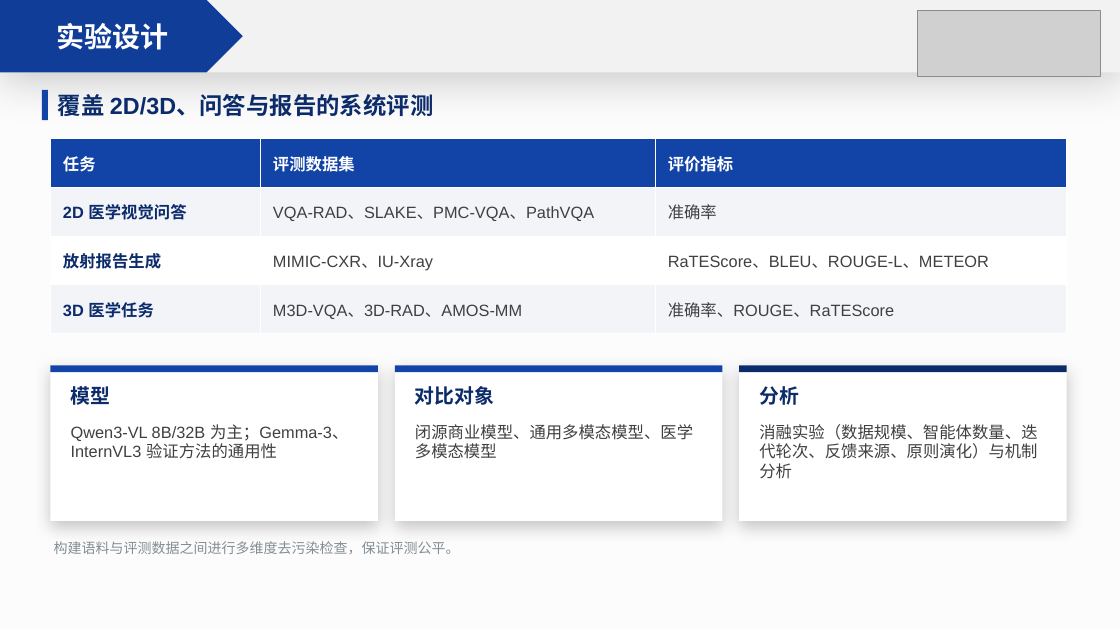
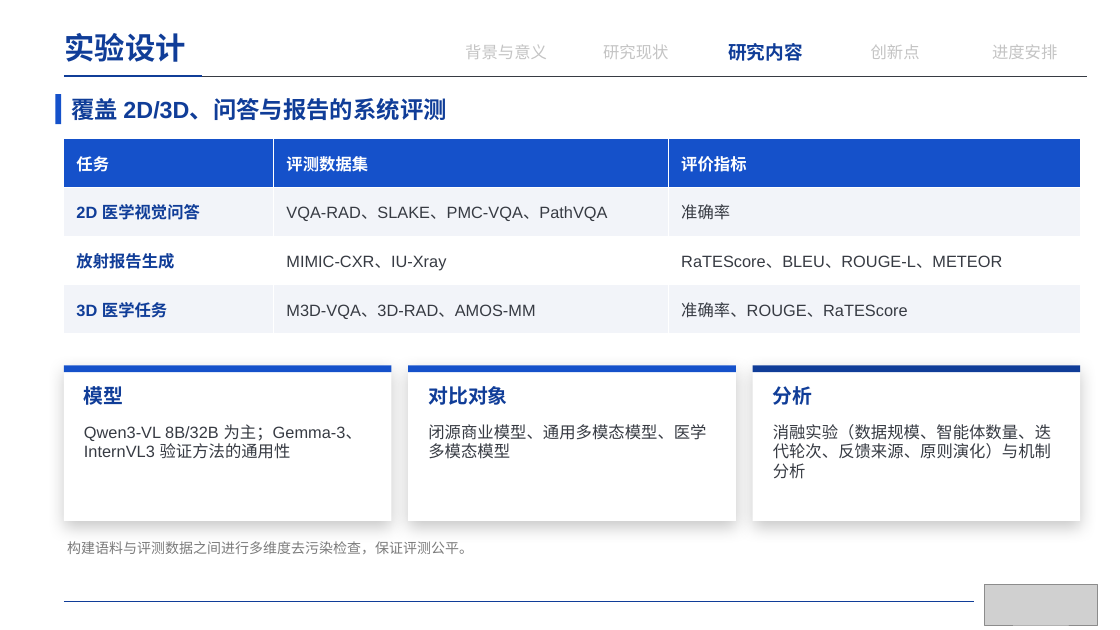
Before and after one commit to irving-2222/Graduation-Thesis, a slide deck: slide 17 of 开题答辩.pptx. Drawn at 1120x630 pixels with LibreOffice and Linux fonts; fonts in the diff are those of the drawing; grey boxes stand for pictures. Boxes give left, top, right and bottom in pixels: in the first picture for what was removed or moved away, otherwise in the second. Text is boxed around its words. In the diff, an @@ line names an element or a change of style, - is before the commit and + after.

```diff
--- a/开题答辩.pptx
+++ b/开题答辩.pptx
@@ rectangle removed at [0, 0, 1120, 630] @@
@@ rectangle removed at [0, 0, 1120, 72] @@
@@ text "实验设计": place and size @@
-text "实验设计" at [0, 0, 243, 72]
+text "实验设计" at [65, 33, 186, 62]
@@ text "实验设计" at [65, 33, 186, 62]: size 24 to 26 pt, text colour #FFFFFF to #103D98; alignment centre to left; line spacing 1 to 0.9; vertical alignment middle to top; fill #103D98 to none @@
@@ text added at [465, 44, 547, 59], 14 pt, text #C4C4C4 @@
+背景与意义
@@ text added at [603, 44, 668, 59], 14 pt, text #C4C4C4 @@
+研究现状
@@ text added at [728, 43, 802, 61], 16 pt, text #103D98, bold @@
+研究内容
@@ text added at [871, 45, 920, 59], 14 pt, text #C4C4C4 @@
+创新点
@@ text added at [992, 44, 1057, 59], 14 pt, text #C4C4C4 @@
+进度安排
@@ line added from (64, 76) to (1088, 76), #373B43 0.5 pt @@
@@ line added from (64, 76) to (202, 76), #103D98 1.75 pt @@
@@ text colour #0B2B6B to #103D98 in 4 elements at [428, 386, 507, 405], [84, 386, 124, 405], [773, 386, 813, 405], [71, 94, 446, 124] @@
@@ text "覆盖 2D/3D、问答与报告的系统评测": place and size @@
-text "覆盖 2D/3D、问答与报告的系统评测" at [58, 90, 433, 120]
+text "覆盖 2D/3D、问答与报告的系统评测" at [71, 94, 446, 124]
@@ rectangle: place and size @@
-rectangle at [42, 90, 48, 120]
+rectangle at [55, 94, 61, 124]
@@ fill #1243A7 to #1551CA in 3 elements at [408, 365, 736, 372], [64, 365, 392, 372], [55, 94, 61, 124] @@
@@ table at [64, 139, 1081, 334] @@
@@ fill #1243A7 to #1551CA in row 1 @@
@@ fill #F2F4F8 to #F2F4F9 in 6 cells @@
@@ text colour #0B2B6B to #103D98 in "2D 医学视觉问答", "放射报告生成", "3D 医学任务" @@
@@ text colour #404040 to #373B43 in "VQA-RAD、SLAKE、PMC-VQA、PathVQA", "准确率", "MIMIC-CXR、IU-Xray", "RaTEScore、BLEU、ROUGE-L、METEOR" and 2 more places @@
@@ 7 texts, 6 rectangles, 1 table: place and size @@
-7 texts, 6 rectangles, 1 table at [50, 139, 1067, 554]
+7 texts, 6 rectangles, 1 table at [64, 139, 1081, 554]
@@ rectangle at [753, 365, 1081, 372]: fill #0B2B6B to #103D98 @@
@@ text colour #404040 to #373B43 in 3 elements at [428, 424, 706, 459], [84, 424, 362, 459], [773, 424, 1051, 479] @@
@@ text "构建语料与评测数据之间进行多维度去污染检查，保证评测公平。" at [67, 541, 473, 554]: text colour #828E93 to #7B7B7B @@
@@ picture: place and size @@
-picture at [918, 10, 1101, 76]
+picture at [985, 584, 1097, 625]
@@ line added from (64, 602) to (974, 602), #103D98 0.5 pt @@
```
Also in this commit, not shown: 18 other slides changed, 3 slides added, 3 slides removed.
